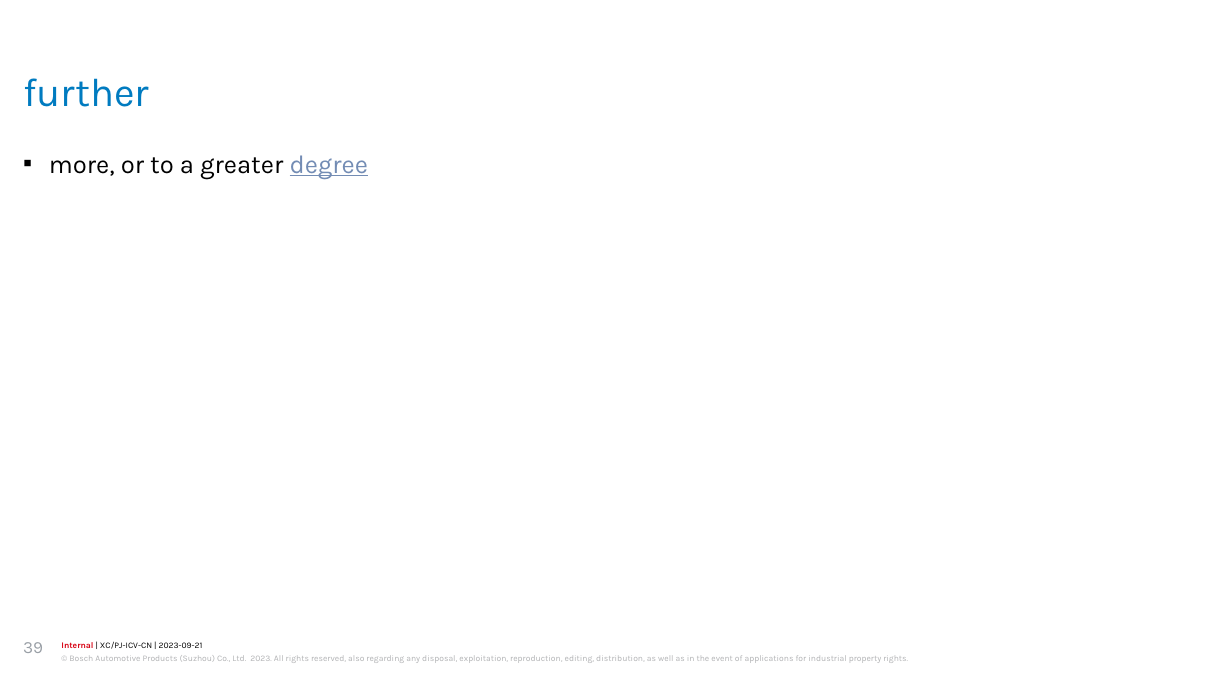
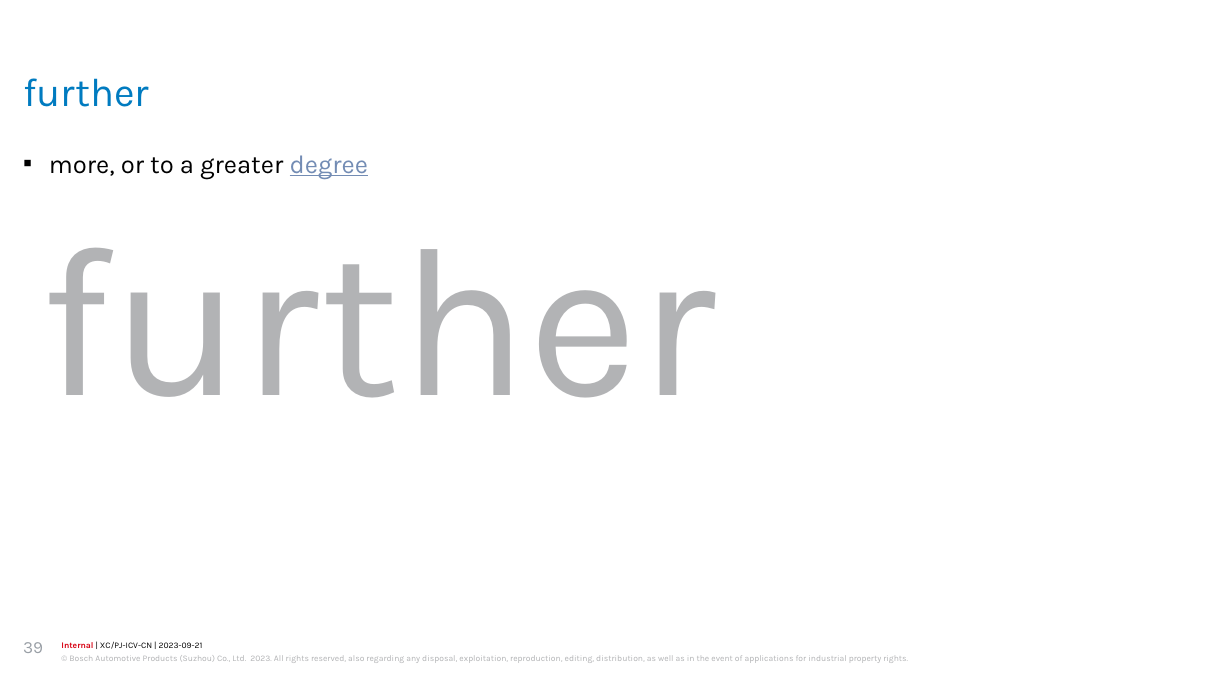
Before and after one commit to jiangyigithub/atomic-habit, a slide deck: slide 39 of longman 3000.pptx. Drawn at 1232x693 pixels with LibreOffice and Linux fonts; fonts in the diff are those of the drawing; background and template pictures are left out. Boxes give left, top, right and bottom in pixels: in the first picture for what was removed or moved away, otherwise in the second. Text is boxed around its words. In the diff, an @@ line names an element or a change of style, - is before the commit and + after.

```diff
--- a/longman 3000.pptx
+++ b/longman 3000.pptx
@@ text added at box(39, 248, 715, 398), 150 pt, text #B2B3B5 @@
+further
```
Also in this commit, not shown: 6 other slides changed, 5 slides added, 1 other file.
